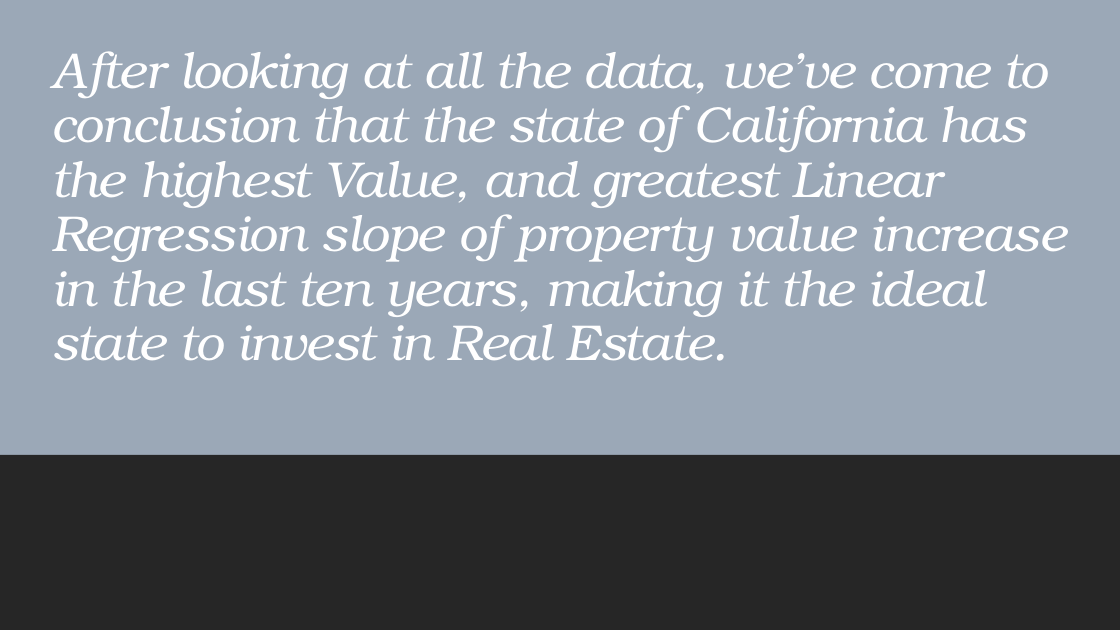
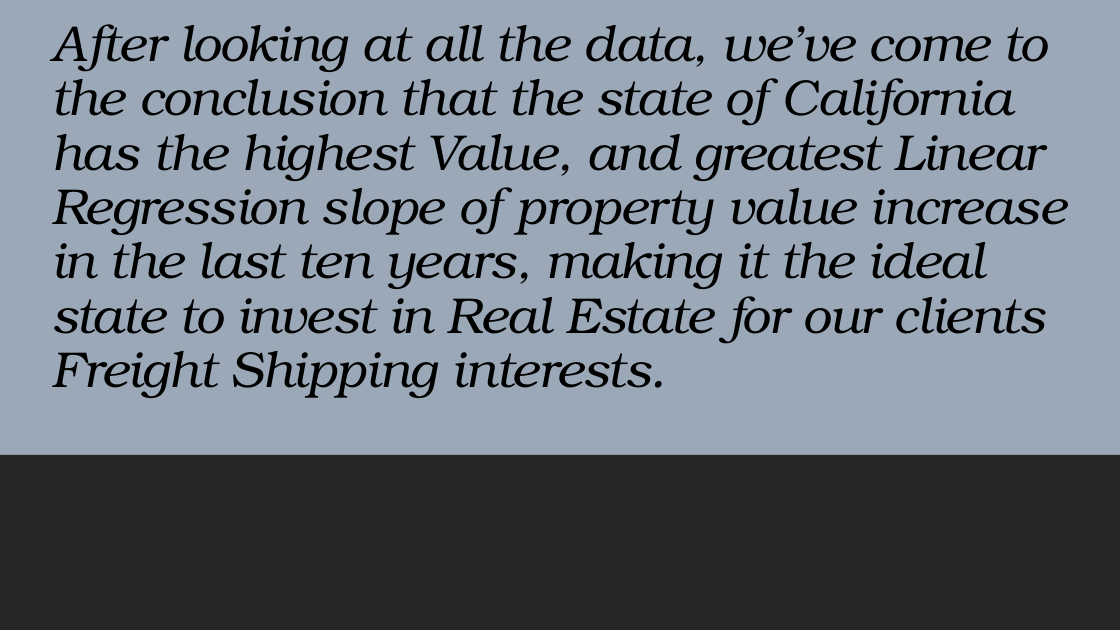
Before and after one commit to Arnawutu/Project1Group10, a slide deck: slide 16 of Main_Data/Nasdaq Real Estate Data Cleaning.pptx (slide 8 before the commit). Drawn at 1120x630 pixels with LibreOffice and Linux fonts; fonts in the diff are those of the drawing. Boxes give left, top, right and bottom in pixels: in the first picture for what was removed or moved away, otherwise in the second. Text is boxed around its words. In the diff, an @@ line names an element or a change of style, - is before the commit and + after.

Commit message:
real_estate_shipping

```diff
--- a/Main_Data/Nasdaq Real Estate Data Cleaning.pptx
+++ b/Main_Data/Nasdaq Real Estate Data Cleaning.pptx
@@ title at box(51, 24, 1067, 398): text changed; text colour #FFFFFF to #000000 @@
-After looking at all the data, we’ve come to conclusion that the state of California has the highest Value, and greatest Linear Regression slope of property value increase in the last ten years, making it the ideal state to invest in Real Estate.
+After looking at all the data, we’ve come to the conclusion that the state of California has the highest Value, and greatest Linear Regression slope of property value increase in the last ten years, making it the ideal state to invest in Real Estate for our clients Freight Shipping interests.
```
Also in this commit, not shown: 6 other slides changed, 11 slides added, 2 slides removed, 1 other file.
